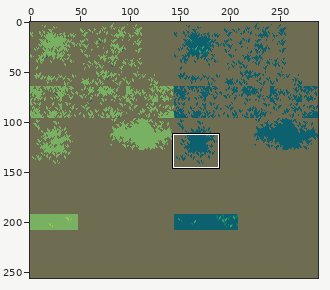
File history of a sprite sheet, images/experimental/rpg/grass2.png. The picture above shows the old version from afar; the outline marks the close-up.
Close-up. Before:
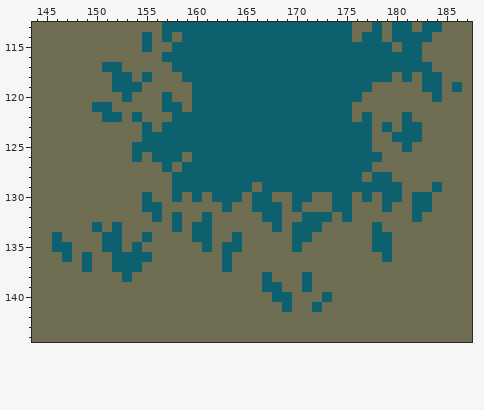
The file is 288x256 pixels. Shown: x 144..187, y 113..144. The commit also changed other parts of the picture, which this record leaves out.
And afterwards:
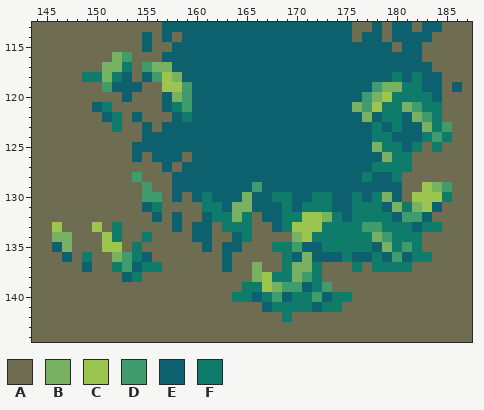
Palette (. is transparent): A #6f6d51  B #79b162  C #9cc550  D #409c6c  E #0d606e  F #0f7c6b
Edits made:
@@ x 144..187 @@
 115 AAAAAAAAAAAEAAEEEEEEEEEEEEEEEEEEEEEEAEEAAAAA
-116 AAAAAAAAAAAAAEEEEEEEEEEEEEEEEEEEEEEEEEEAAAAA
-117 AAAAAAAEEAAAAAEEEEEEEEEEEEEEEEEEEEEEEEEEAAAA
-118 AAAAAAAAEEAEAAAEEEEEEEEEEEEEEEEEEEEEAEAEEAAA
-119 AAAAAAAAEEEAAAAAEEEEEEEEEEEEEEEEEEAAAAAEEAEA
-120 AAAAAAAAAEAAAEAAEEEEEEEEEEEEEEEEEAAAAAAAEAAA
-121 AAAAAAEEAAAAAEEAEEEEEEEEEEEEEEEEAAAAAAAAAAAA
-122 AAAAAAAEEAEAAAEEEEEEEEEEEEEEEEEEAEAAAEAAAAAA
-123 AAAAAAAAAAAEAEEEEEEEEEEEEEEEEEEEEEAEAEEAAAAA
-124 AAAAAAAAAAAEEEEEEEEEEEEEEEEEEEEEEEAAEEEAAAAA
-125 AAAAAAAAAAEEEEEEEEEEEEEEEEEEEEEEEEAAAEAAAAAA
-126 AAAAAAAAAAEAEEEAEEEEEEEEEEEEEEEEEEEAAAAAAAAA
-127 AAAAAAAAAAAAAEAEEEEEEEEEEEEEEEEEEEAAAAAAAAAA
-128 AAAAAAAAAAAAAAEEEEEEEEEEEEEEEEEEEAEEAAAAAAAA
-129 AAAAAAAAAAAAAAEEEEEEEEAEEEEEEEEEEEEEEAAAEAAA
-130 AAAAAAAAAAAEAAEAEAEEEAEEAAEEAAEEAEAEEAEEAAAA
-131 AAAAAAAAAAAEEAAAAAAEAAEEEAEAAAEEAAAEAAEEAAAA
-132 AAAAAAAAAAAAEAEAAEAAAAAEEAAEEEAEAAAAAAEAAAAA
-133 AAAAAAEAEAAAAAEAEEAAAAAAEAEEEAAAAAEAAAAAAAAA
-134 AAEAAAAEEAAEAAAAEEAAEAAAAAEEAAAAAAEEAAAAAAAA
-135 AAEEAAAEEAEAAAAAAEAEEAAAAAEAAAAAAAEEAAAAAAAA
-136 AAAEAEAAEEEEAAAAAAAEAAAAAAAAAAAAAAAEAAAAAAAA
-137 AAAAAEAAEEEAAAAAAAAEAAAAAAAAAAAAAAAAAAAAAAAA
-138 AAAAAAAAAEAAAAAAAAAAAAAEAAAEAAAAAAAAAAAAAAAA
-139 AAAAAAAAAAAAAAAAAAAAAAAEEAAEAAAAAAAAAAAAAAAA
-140 AAAAAAAAAAAAAAAAAAAAAAAAEEAAAEAAAAAAAAAAAAAA
-141 AAAAAAAAAAAAAAAAAAAAAAAAAEAAEAAAAAAAAAAAAAAA
-142 AAAAAAAAAAAAAAAAAAAAAAAAAAAAAAAAAAAAAAAAAAAA
+116 AAAAAAAABDAAAEEEEEEEEEEEEEEEEEEEEEEEEEEAAAAA
+117 AAAAAAABBFADBBEEEEEEEEEEEEEEEEEEEEEEEEEEAAAA
+118 AAAAAFFBFEAEDCBEEEEEEEEEEEEEEEEEEEEEFEFEEAAA
+119 AAAAAAADEEEAACCDEEEEEEEEEEEEEEEEEEDBBFFEEAEA
+120 AAAAAAAAAEAAAEBDEEEEEEEEEEEEEEEEEDBCFFFFEAAA
+121 AAAAAAEFAAAAAEFDEEEEEEEEEEEEEEEEBDCFFBDFFAAA
+122 AAAAAAAEFAEAAAEFEEEEEEEEEEEEEEEEEBEFFEBDFAAA
+123 AAAAAAAAFAAEAEEEEEEEEEEEEEEEEEEEEEFEFEEBFDAA
+124 AAAAAAAAAAAEEEEEEEEEEEEEEEEEEEEEEEFFEEEFDFAA
+125 AAAAAAAAAAEEEEEEEEEEEEEEEEEEEEEEEEBFFEFAFAAA
+126 AAAAAAAAAAEAEEEAEEEEEEEEEEEEEEEEEEEBFFAAAAAA
+127 AAAAAAAAAAAAAEAEEEEEEEEEEEEEEEEEEEFFFFAAAAAA
+128 AAAAAAAAAADAAAEEEEEEEEEEEEEEEEEEEFEEFAAAAAAA
+129 AAAAAAAAAAADAAEEEEEEEEDEEEEEEEEEEEEEEAACBDAA
+130 AAAAAAAAAAADDAEAEFEEEBEEFFEEFFEEFEFBEACCCFAA
+131 AAAAAAAAAAAEFAAAAFFEBBEEEFEFFFEEFFFEBFBCEAAA
+132 AAAAAAAAAAAAEAEAAEFFBFAEEFFCCBFEFFFFEDDEAAAA
+133 AACAAACAFAAAAAEAEEAFFFAAEFCCCFFFFDDFFFEFFAAA
+134 AABBAAACFAAFAAAAEEAAEFAAAABCFFFFFFBDFFFAAAAA
+135 AAEBAAACCAFAAAAAAEAEEAAAFFDEEFFFFFEBFDFAAAAA
+136 AAAEAFAABDFEAAAAAAAEAAAAAFEBEEEFEEFEDEFFAAAA
+137 AAAAAEAAFDEFFAAAAAAEAABAAFBBFAAAFAFFFFAAAAAA
+138 AAAAAAAAAEFAAAAAAAAAAABCFFBDFAAAAAAAAAAAAAAA
+139 AAAAAAAAAAAAAAAAAAAAAFFCBDDEFDAAAAAAAAAAAAAA
+140 AAAAAAAAAAAAAAAAAAAAFFEFDEFFDEFFAAAAAAAAAAAA
+141 AAAAAAAAAAAAAAAAAAAAAAAEFFFFEFFAAAAAAAAAAAAA
+142 AAAAAAAAAAAAAAAAAAAAAAAAAFAAAAAAAAAAAAAAAAAA
 143 AAAAAAAAAAAAAAAAAAAAAAAAAAAAAAAAAAAAAAAAAAAA
Pixel boxes of the changes (left, top, right, bottom) in both close-ups:
changed: (52, 52, 452, 322)
